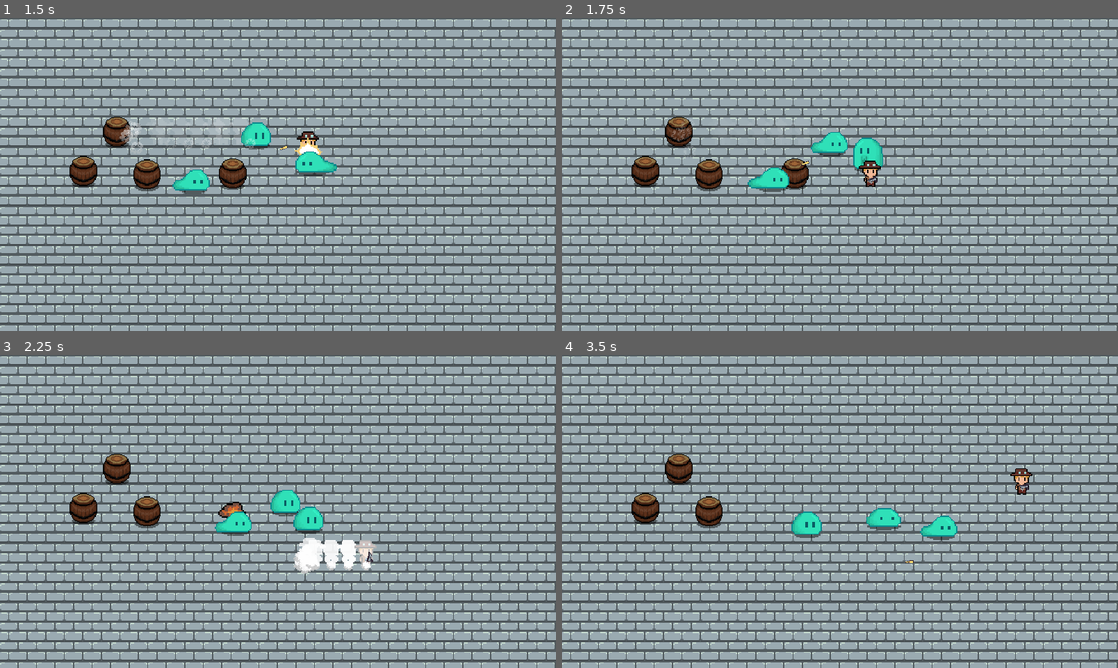
Above: before the commit, frames 1-4 (two rows, left to right).
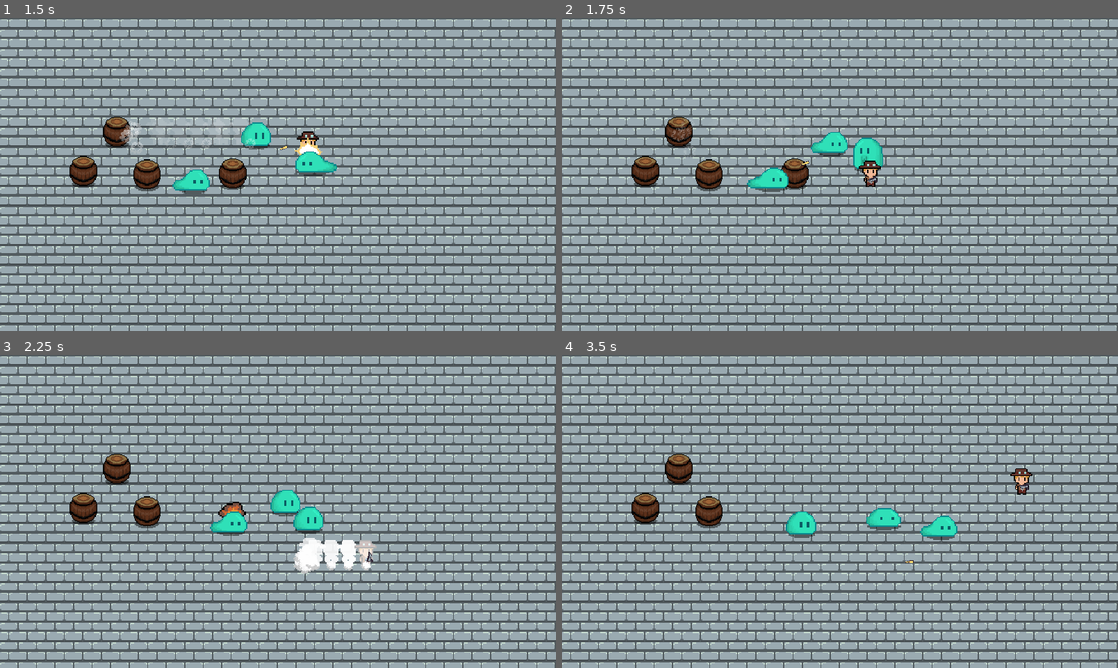
Above: after the commit, the same moments.

Repository: WAIWAI-PARTY/Life-after-people
Game: Godot game, scene res://World.tscn
Same seed, same stepped clock (60 frames per second), same inputs: the game is played once before the commit and once after it.
Inputs (mouse positions are in pixels of both pictures, inside the frame that each line leads up to):
- Up to frame 1 (1.5 s): move the mouse to (400, 158) at 0.52 s; hold D (ui_right) 0.53-1.28 s; tap Shift (dash) at 0.6 s; move the mouse to (166, 190) at 1.27 s; hold S (ui_down) from 1.28 s (still down); click (166, 190) at 1.35 s
- Up to frame 2 (1.75 s): keep holding S (ui_down)
- Up to frame 3 (2.25 s): move the mouse to (333, 442) at 2.02 s; release S (ui_down) at 2.03 s; hold D (ui_right) from 2.03 s (still down); tap Shift (dash) at 2.1 s
- Up to frame 4 (3.5 s): move the mouse to (812, 574) at 2.77 s; release D (ui_right) at 2.78 s; hold W (ui_up) from 2.78 s (still down); click (812, 574) at 2.85 s

Frame 1 is identical in both runs. In frame 2, less than 0.1% of the frame differs, in the area x 33-41%, y 47-56%; in frame 3, 0.2%; in frame 4, 0.3%, in the area x 40-47%, y 50-59%.

Commit message:
soft colliding

Diff:
--- a/Enemy/Enemy.gd
+++ b/Enemy/Enemy.gd
@@ -5,6 +5,7 @@
 onready var AnimTree = $AnimationTree
 onready var AnimState = AnimTree.get("parameters/playback")
 onready var slimeSprite = $Sprite
+onready var soft_coll = $SoftCollision
 export(int) var aclt = 300
 export(int) var max_speed = 50
 export(int) var frict = 200
@@ -34,7 +35,8 @@
 			else:
 				state = idle
 			slimeSprite.flip_h = velocity.x > 0
-
+	if soft_coll.iscolliding():
+		velocity+=soft_coll.get_push_vector()*delta*400
 	velocity = move_and_slide(velocity)
 
 func seek_player():
--- a/Enemy/Slime.tscn
+++ b/Enemy/Slime.tscn
@@ -1,11 +1,20 @@
-[gd_scene load_steps=26 format=2]
+[gd_scene load_steps=28 format=2]
 
 [ext_resource path="res://imports/slime.png" type="Texture" id=1]
 [ext_resource path="res://hitandhurt/hurtbox.tscn" type="PackedScene" id=2]
 [ext_resource path="res://Enemy/Enemy.gd" type="Script" id=3]
 [ext_resource path="res://hitandhurt/hitbox.tscn" type="PackedScene" id=4]
 [ext_resource path="res://Stats.tscn" type="PackedScene" id=5]
+[ext_resource path="res://hitandhurt/SoftCollision.tscn" type="PackedScene" id=6]
 [ext_resource path="res://hitandhurt/PlayerDetectionZone.tscn" type="PackedScene" id=7]
+
+[sub_resource type="CapsuleShape2D" id=1]
+radius = 4.0
+height = 18.0
+
+[sub_resource type="CapsuleShape2D" id=33]
+radius = 5.0
+height = 7.0
 
 [sub_resource type="Animation" id=18]
 length = 0.001
@@ -107,10 +116,6 @@
 
 [sub_resource type="AnimationNodeStateMachinePlayback" id=32]
 
-[sub_resource type="CapsuleShape2D" id=1]
-radius = 4.0
-height = 18.0
-
 [sub_resource type="CapsuleShape2D" id=2]
 radius = 6.99999
 height = 11.0
@@ -123,14 +128,27 @@
 radius = 76.0
 
 [node name="Slime" type="KinematicBody2D"]
-collision_layer = 8
-collision_mask = 4
+collision_layer = 0
 script = ExtResource( 3 )
+
+[node name="Stats" parent="." instance=ExtResource( 5 )]
 
 [node name="Sprite" type="Sprite" parent="."]
 texture = ExtResource( 1 )
 offset = Vector2( 0, -3 )
 hframes = 12
+
+[node name="CollisionShape2D" type="CollisionShape2D" parent="."]
+position = Vector2( 1, 2 )
+rotation = 1.5708
+shape = SubResource( 1 )
+
+[node name="SoftCollision" parent="." instance=ExtResource( 6 )]
+
+[node name="CollisionShape2D" parent="SoftCollision" index="0"]
+position = Vector2( 1, 2 )
+rotation = 1.5708
+shape = SubResource( 33 )
 
 [node name="AnimationPlayer" type="AnimationPlayer" parent="."]
 anims/RESET = SubResource( 18 )
@@ -143,11 +161,6 @@
 anim_player = NodePath("../AnimationPlayer")
 active = true
 parameters/playback = SubResource( 32 )
-
-[node name="CollisionShape2D" type="CollisionShape2D" parent="."]
-position = Vector2( 1, 2 )
-rotation = 1.5708
-shape = SubResource( 1 )
 
 [node name="hurtbox" parent="." instance=ExtResource( 2 )]
 position = Vector2( 2, -1 )
@@ -169,18 +182,17 @@
 rotation = 1.5708
 shape = SubResource( 3 )
 
-[node name="Stats" parent="." instance=ExtResource( 5 )]
-
 [node name="PlayerDetectionZone" parent="." instance=ExtResource( 7 )]
 scale = Vector2( 1.5, 1.5 )
 
 [node name="CollisionShape2D" parent="PlayerDetectionZone" index="0"]
 shape = SubResource( 13 )
 
+[connection signal="no_health" from="Stats" to="." method="_on_Stats_no_health"]
 [connection signal="area_entered" from="hurtbox" to="." method="_on_hurtbox_area_entered"]
 [connection signal="area_entered" from="hitbox" to="." method="_on_hitbox_area_entered"]
-[connection signal="no_health" from="Stats" to="." method="_on_Stats_no_health"]
 
+[editable path="SoftCollision"]
 [editable path="hurtbox"]
 [editable path="hitbox"]
 [editable path="PlayerDetectionZone"]
--- /dev/null
+++ b/hitandhurt/SoftCollision.gd
@@ -0,0 +1,13 @@
+extends Area2D
+
+func iscolliding():
+	var areas = get_overlapping_areas()
+	return areas.size()>0
+func get_push_vector():
+	var areas = get_overlapping_areas()
+	var push_vector = Vector2.ZERO
+	if iscolliding():
+		var area = areas[0]
+		push_vector = area.global_position.direction_to(global_position)
+		push_vector = push_vector.normalized()
+	return push_vector
--- /dev/null
+++ b/hitandhurt/SoftCollision.tscn
@@ -0,0 +1,10 @@
+[gd_scene load_steps=2 format=2]
+
+[ext_resource path="res://hitandhurt/SoftCollision.gd" type="Script" id=1]
+
+[node name="SoftCollision" type="Area2D"]
+collision_layer = 64
+collision_mask = 64
+script = ExtResource( 1 )
+
+[node name="CollisionShape2D" type="CollisionShape2D" parent="."]
--- a/project.godot
+++ b/project.godot
@@ -97,6 +97,7 @@
 2d_physics/layer_4="enemy hurt"
 2d_physics/layer_5="enemy hit"
 2d_physics/layer_6="player"
+2d_physics/layer_7="enemy"
 
 [physics]
 
